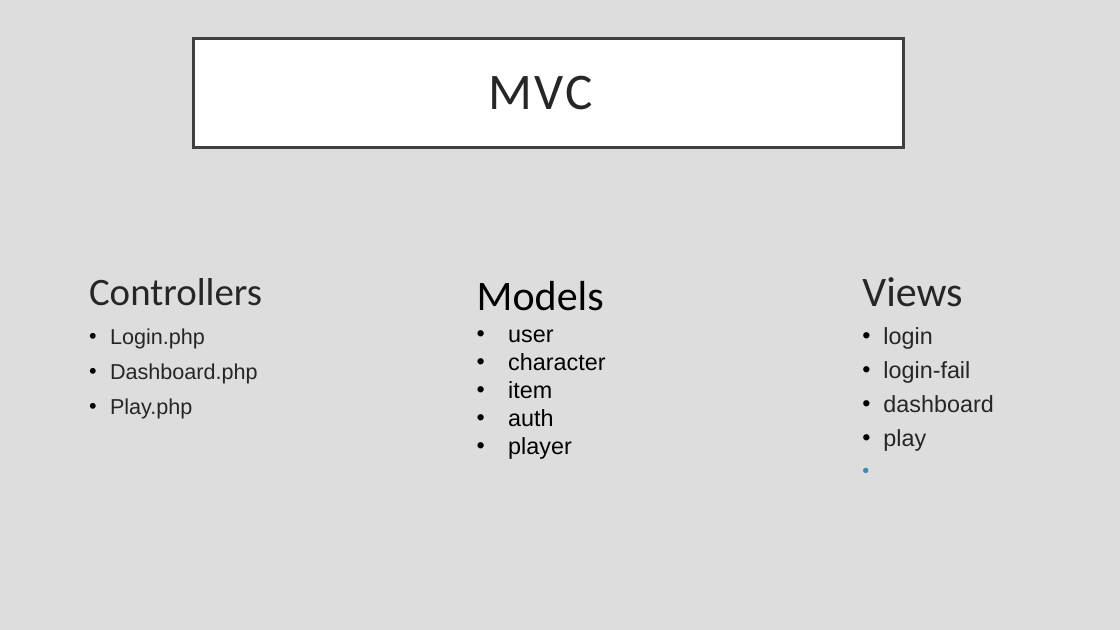
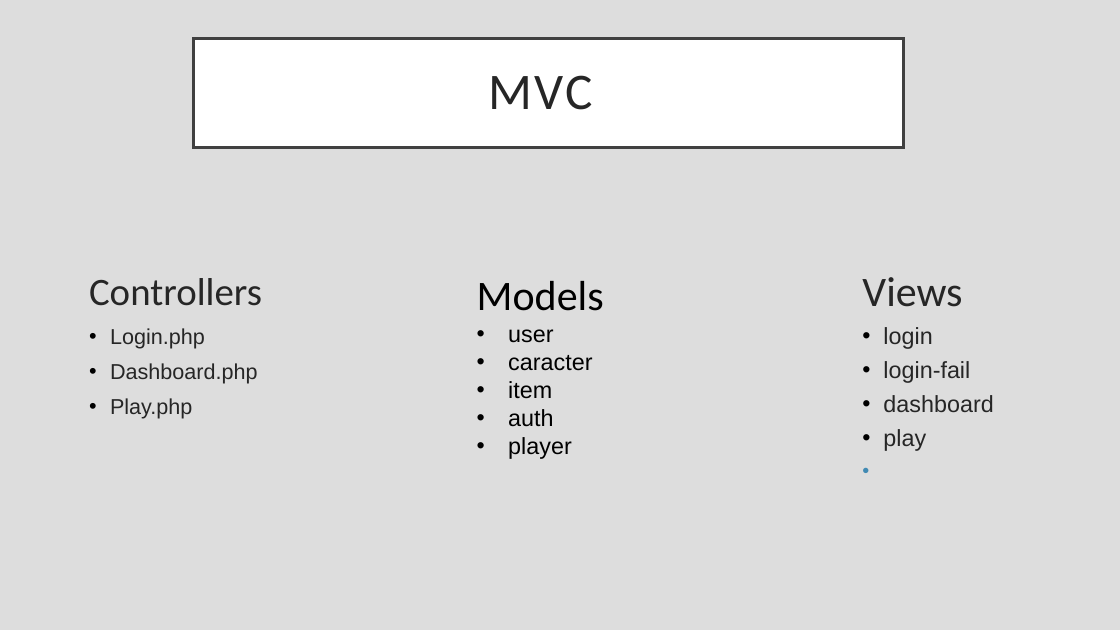
Before and after one commit to chircancristi/rpgANCOWE, a slide deck: slide 2 of presentation/Project architecture.odp. Drawn at 1120x630 pixels with LibreOffice and Linux fonts; fonts in the diff are those of the drawing. Boxes give left, top, right and bottom in pixels: in the first picture for what was removed or moved away, otherwise in the second. Text is boxed around its words. In the diff, an @@ line names an element or a change of style, - is before the commit and + after.

```diff
--- a/presentation/Project architecture.odp
+++ b/presentation/Project architecture.odp
@@ text at bbox=[508, 355, 592, 371]: text changed @@
-• character
+• caracter
```
Also in this commit, not shown: 3 other slides changed, 37 other files.
